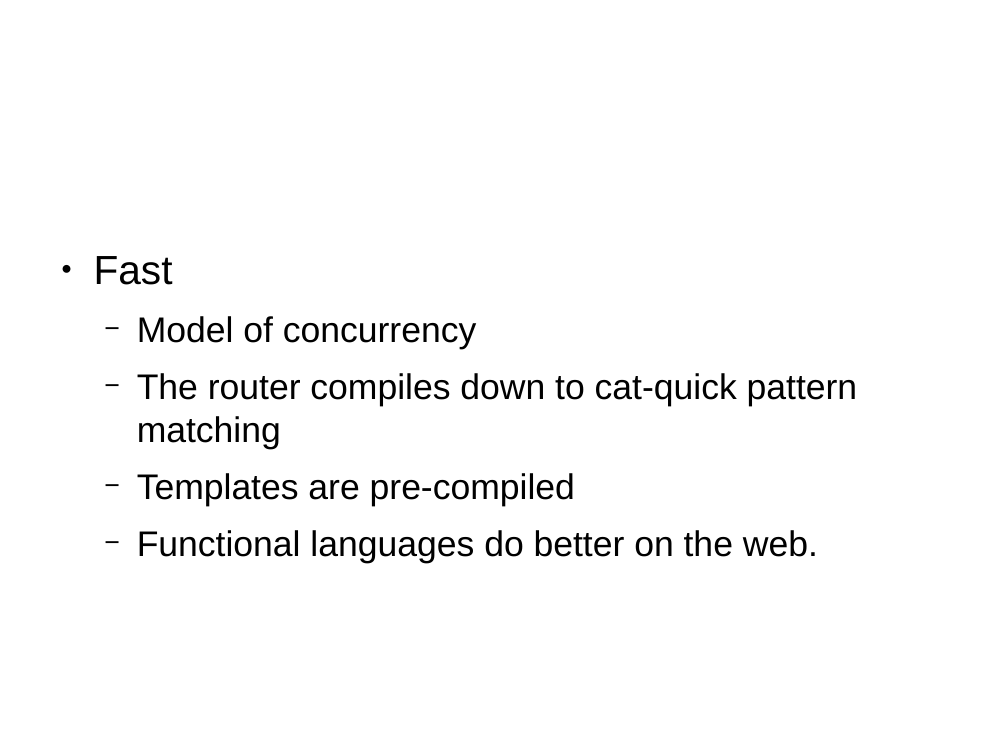
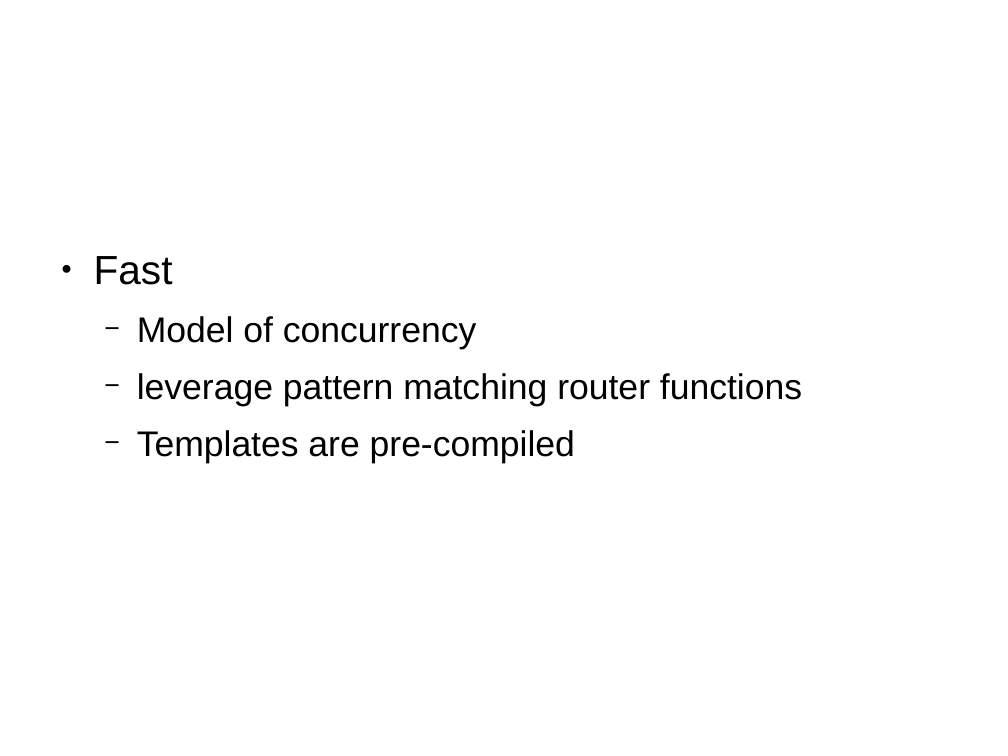
Before and after one commit to ramortegui/talks, a slide deck: slide 4 of odps/working_with_phoenix.odp. Drawn at 1008x756 pixels with LibreOffice and Linux fonts; fonts in the diff are those of the drawing. Boxes give left, top, right and bottom in pixels: in the first picture for what was removed or moved away, otherwise in the second. Text is boxed around its words. In the diff, an @@ line names an element or a change of style, - is before the commit and + after.

```diff
--- a/odps/working_with_phoenix.odp
+++ b/odps/working_with_phoenix.odp
@@ text at box(137, 373, 802, 406): text changed @@
-  − The router compiles down to cat-quick pattern matching
+  − leverage pattern matching router functions
@@ text at box(137, 530, 818, 563): paragraph removed @@
-  − Functional languages do better on the web.
```
Also in this commit, not shown: 18 other slides changed, 1 slide added, 1 slide removed.
